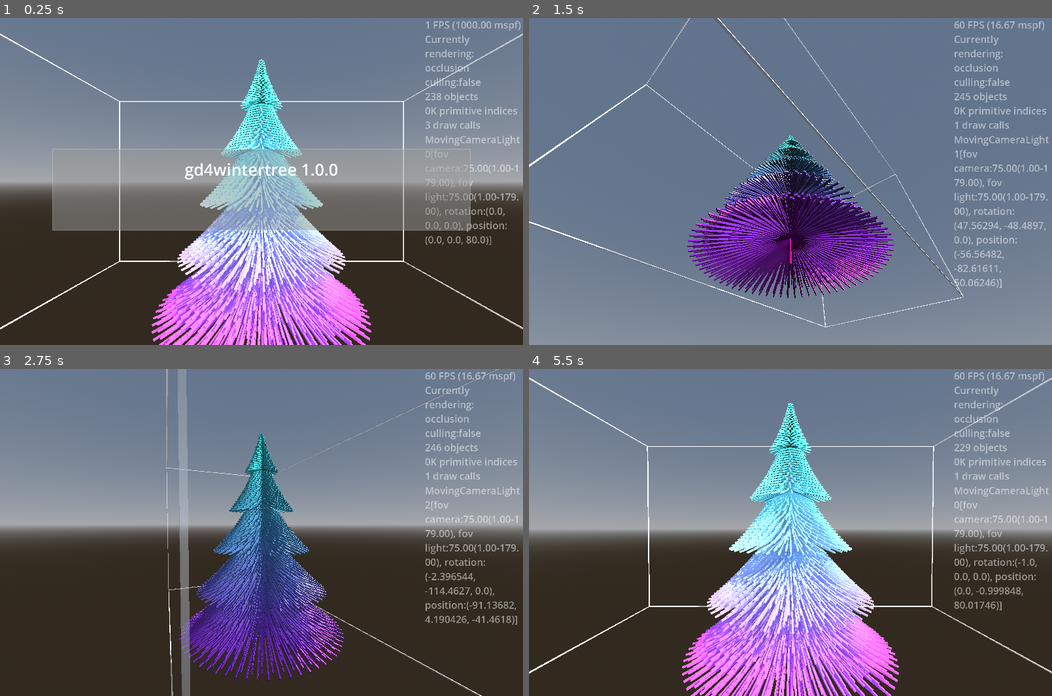
Above: before the commit, frames 1-4 (two rows, left to right).
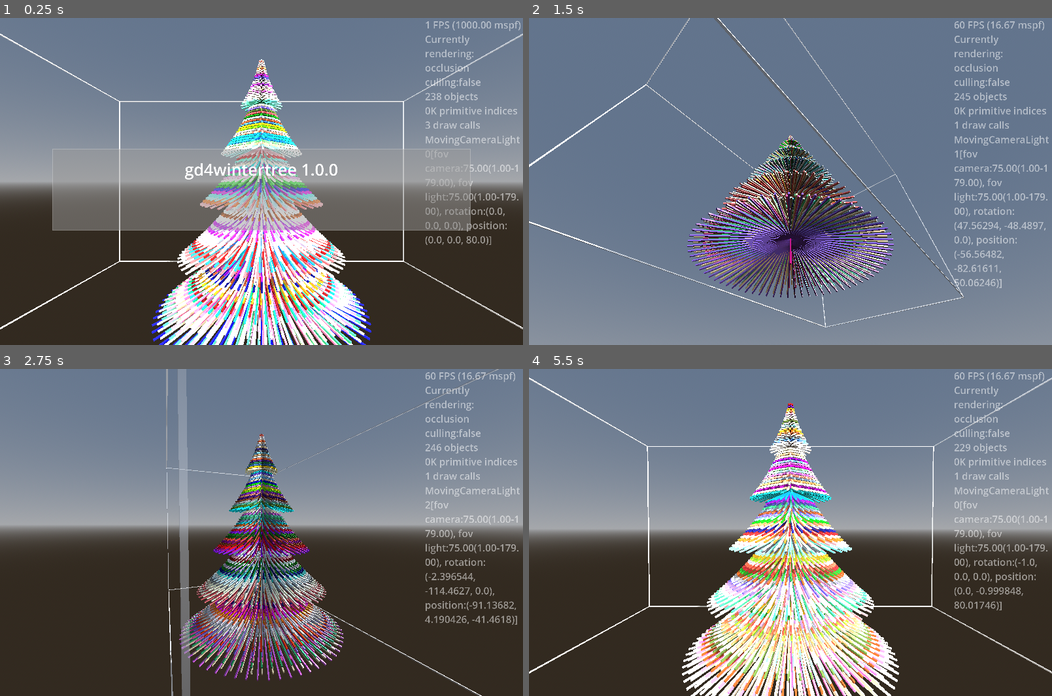
Above: after the commit, the same moments.

Repository: kasworld/gd4wintertree
Game: Godot game, scene res://main.tscn
Same seed, same stepped clock (60 frames per second), same inputs: the game is played once before the commit and once after it.
Inputs (mouse positions are in pixels of both pictures, inside the frame that each line leads up to):
- Up to frame 1 (0.25 s): no input
- Up to frame 2 (1.5 s): tap Enter at 0.5 s; move the mouse to (905, 165) at 0.52 s; hold Right 0.53-1.28 s; tap Q at 0.6 s; click (905, 165) at 0.67 s; move the mouse to (685, 197) at 1.27 s; hold Down from 1.28 s (still down); tap E at 1.35 s
- Up to frame 3 (2.75 s): move the mouse to (313, 460) at 2.02 s; release Down at 2.03 s; hold Right from 2.03 s (still down); tap Enter at 2.1 s
- Up to frame 4 (5.5 s): move the mouse to (764, 597) at 2.77 s; release Right at 2.78 s; hold Up 2.78-3.53 s; tap one key every 0.75 s from 2.85 s: Q E Enter Q; click (764, 597) at 2.92 s; move the mouse to (947, 581) at 3.52 s; hold Left 3.53-5.03 s; move the mouse to (633, 483) at 4.27 s; move the mouse to (816, 532) at 5.02 s; hold Down from 5.03 s (still down); click (816, 532) at 5.17 s

The runs differ from the first frame. In frame 1, 15% of the frame differs, in the area x 29-71%, y 12-100%; in frame 2, 8.4%; in frame 3, 10%; in frame 4, 16%, in the area x 29-71%, y 10-100%.

Commit message:
color animation

Diff:
--- a/main.gd
+++ b/main.gd
@@ -51,9 +51,21 @@
 	$LineTree.init(WorldSize.y, WorldSize.z/2
 		).set_color(random_color(), random_color(), random_color())
 	$LineTree.position.y = - WorldSize.y/2
-	#print_debug($LineTree.instance_count_per_y)
-	#print_debug($LineTree.make_index_array())
-	#print_debug($LineTree/Lines.multimesh.visible_instance_count)
+	line_tree_inst_index = $LineTree.make_index_array()
+	linetree_color_animate()
+
+var line_tree_inst_index :Array
+func linetree_color_animate() -> void:
+	for a in line_tree_inst_index:
+		var co := random_color()
+		for i in a:
+			$LineTree/Lines.set_inst_color(i, co)
+
+func linetree_color_animate2() -> void:
+	var a :Array = line_tree_inst_index.pick_random()
+	var co := random_color()
+	for i in a:
+		$LineTree/Lines.set_inst_color(i, co)
 
 func random_color() -> Color:
 	return NamedColorList.color_list.pick_random()[0]
@@ -61,6 +73,7 @@
 func _process(_delta: float) -> void:
 	var now := Time.get_unix_time_from_system()
 	label_demo()
+	linetree_color_animate2()
 	if $MovingCameraLightHober.is_current_camera():
 		$MovingCameraLightHober.move_hober_around_z(now/2.3, Vector3.ZERO, WorldSize.length()/2, WorldSize.length()/4 )
 	elif $MovingCameraLightAround.is_current_camera():
